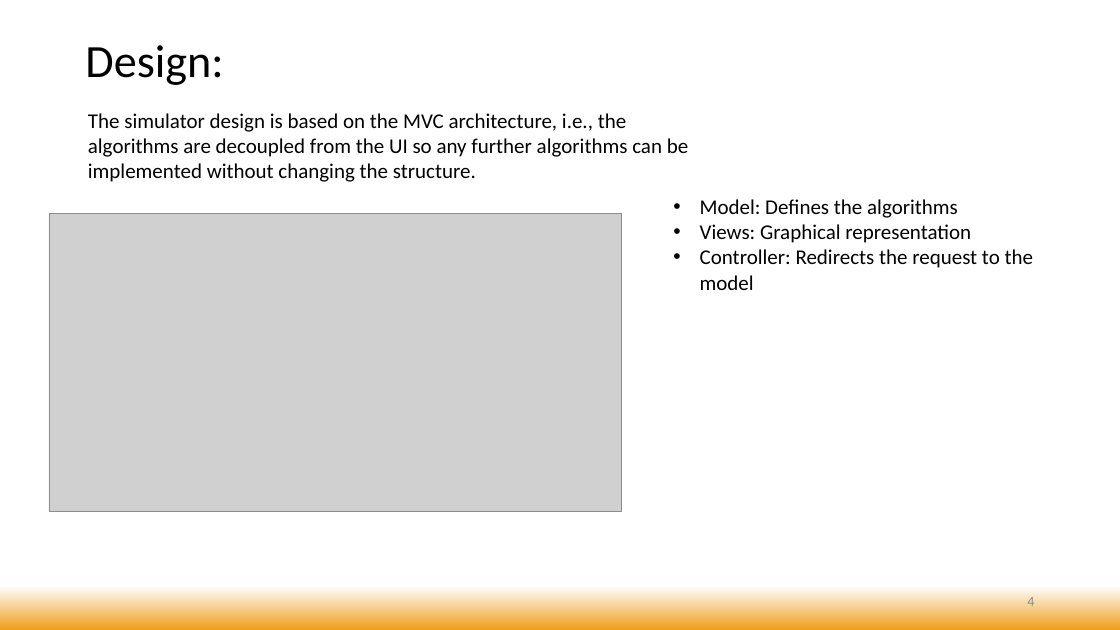
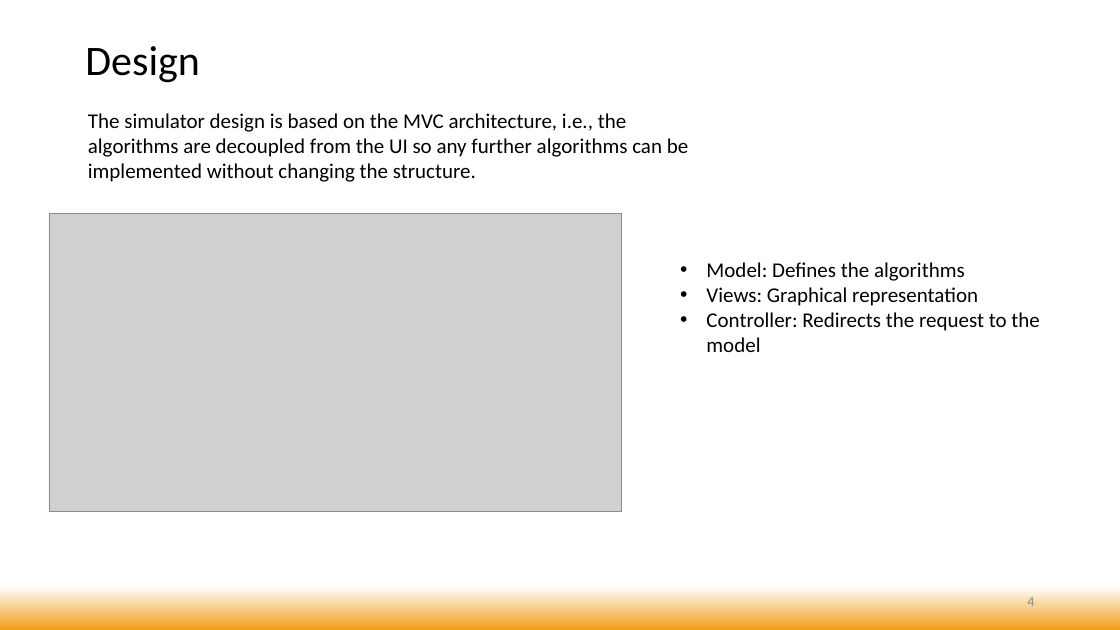
Before and after one commit to bhatvineeth/SchedulingSimulation, a slide deck: slide 4 of RTS_InitialProjectReport.pptx. Drawn at 1120x630 pixels with LibreOffice and Linux fonts; fonts in the diff are those of the drawing; grey boxes stand for pictures. Boxes give left, top, right and bottom in pixels: in the first picture for what was removed or moved away, otherwise in the second. Text is boxed around its words. In the diff, an @@ line names an element or a change of style, - is before the commit and + after.

```diff
--- a/RTS_InitialProjectReport.pptx
+++ b/RTS_InitialProjectReport.pptx
@@ title at [85,46,200,83]: text changed; size 39.6 to 36 pt @@
-Design:
+Design
@@ text "Model: Defines the algorithms": place and size @@
-text "Model: Defines the algorithms" at [700,199,1033,290]
+text "Model: Defines the algorithms" at [706,262,1039,352]
```
Also in this commit, not shown: 3 other slides changed, 1 slide added, 2 slides removed.
